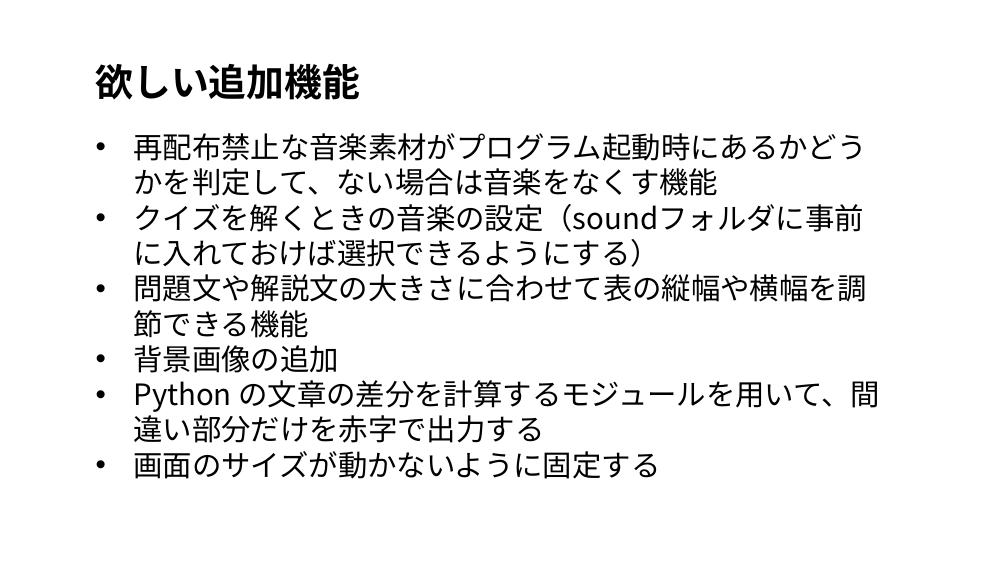
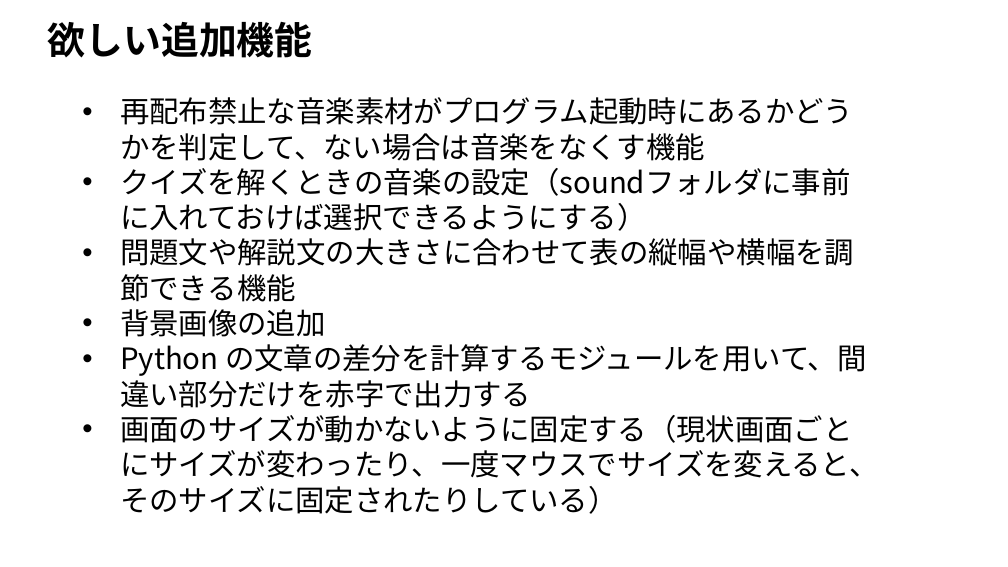
Before and after one commit to tanakai0/stdlib_py_typist, a slide deck: slide 15 of design.pptx (slide 14 before the commit). Drawn at 1008x567 pixels with LibreOffice and Linux fonts; fonts in the diff are those of the drawing. Boxes give left, top, right and bottom in pixels: in the first picture for what was removed or moved away, otherwise in the second. Text is boxed around its words. In the diff, an @@ line names an element or a change of style, - is before the commit and + after.

```diff
--- a/design.pptx
+++ b/design.pptx
@@ text "欲しい追加機能": place and size @@
-text "欲しい追加機能" at (96,64,361,100)
+text "欲しい追加機能" at (48,22,313,58)
@@ text "再配布禁止な音楽素材がプログラム起動時にあるかどうかを判定して、ない場合は音楽をなくす機能": place and size @@
-text "再配布禁止な音楽素材がプログラム起動時にあるかどうかを判定して、ない場合は音楽をなくす機能" at (133,133,880,479)
+text "再配布禁止な音楽素材がプログラム起動時にあるかどうかを判定して、ない場合は音楽をなくす機能" at (120,97,878,514)
@@ text at (120,415,878,514): text changed @@
-• 画面のサイズが動かないように固定する
+• 画面のサイズが動かないように固定する（現状画面ごとにサイズが変わったり、一度マウスでサイズを変えると、そのサイズに固定されたりしている）
```
Also in this commit, not shown: 8 other slides changed, 1 slide added.
